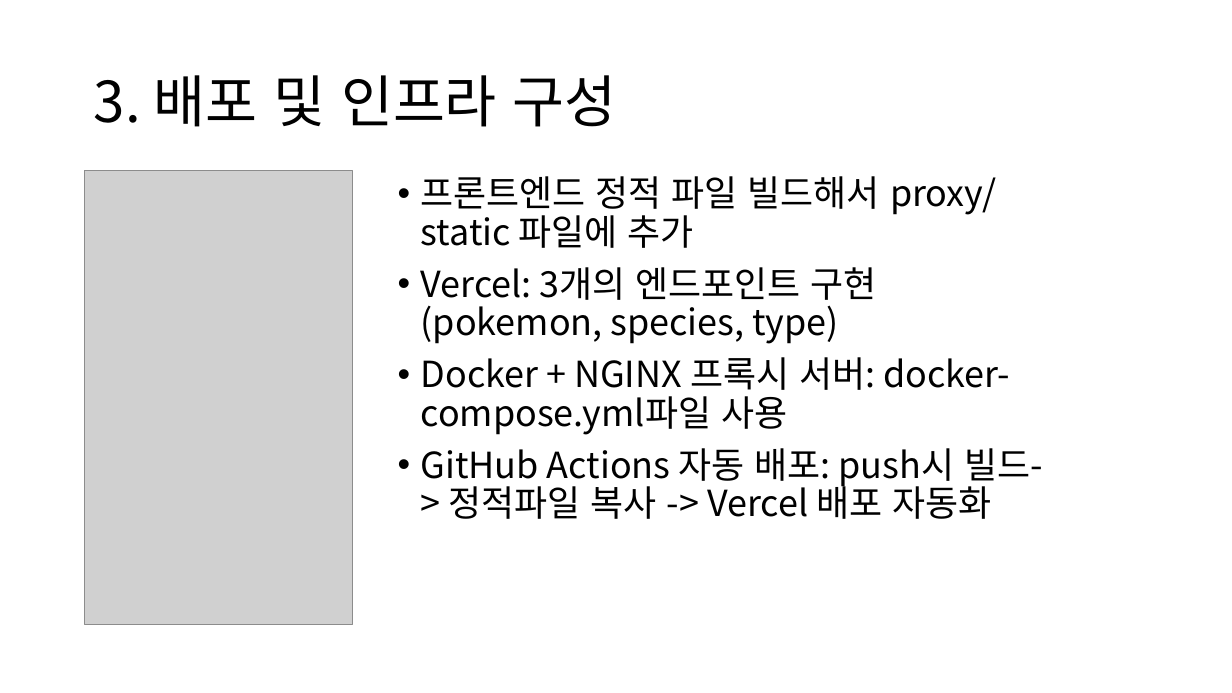
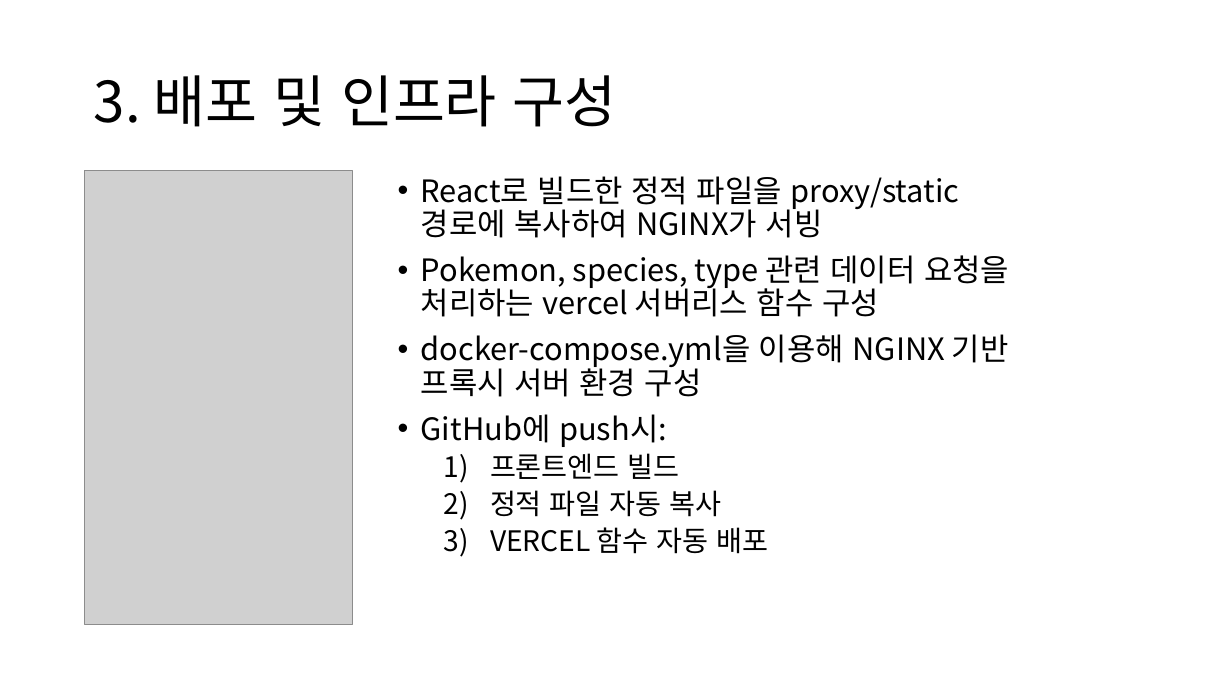
Before and after one commit to lhj4369/Pokemon-Wiki, a slide deck: slide 22 of 발표자료.pptx. Drawn at 1232x693 pixels with LibreOffice and Linux fonts; fonts in the diff are those of the drawing; grey boxes stand for pictures. Boxes give left, top, right and bottom in pixels: in the first picture for what was removed or moved away, otherwise in the second. Text is boxed around its words. In the diff, an @@ line names an element or a change of style, - is before the commit and + after.

```diff
--- a/발표자료.pptx
+++ b/발표자료.pptx
@@ text at (421,176,1009,554): text changed; size 28 to 24 pt @@
-• 프론트엔드 정적 파일 빌드해서 proxy/static 파일에 추가
-• Vercel: 3개의 엔드포인트 구현(pokemon, species, type)
-• Docker + NGINX 프록시 서버: docker-compose.yml파일 사용
-• GitHub Actions 자동 배포: push시 빌드-> 정적파일 복사 -> Vercel 배포 자동화
+• React로 빌드한 정적 파일을 proxy/static 경로에 복사하여 NGINX가 서빙
+• Pokemon, species, type 관련 데이터 요청을 처리하는 vercel 서버리스 함수 구성
+• docker-compose.yml을 이용해 NGINX 기반 프록시 서버 환경 구성
+• GitHub에 push시:
+  1) 프론트엔드 빌드
+  2) 정적 파일 자동 복사
+  3) VERCEL 함수 자동 배포
```
Also in this commit, not shown: 11 other slides changed.
